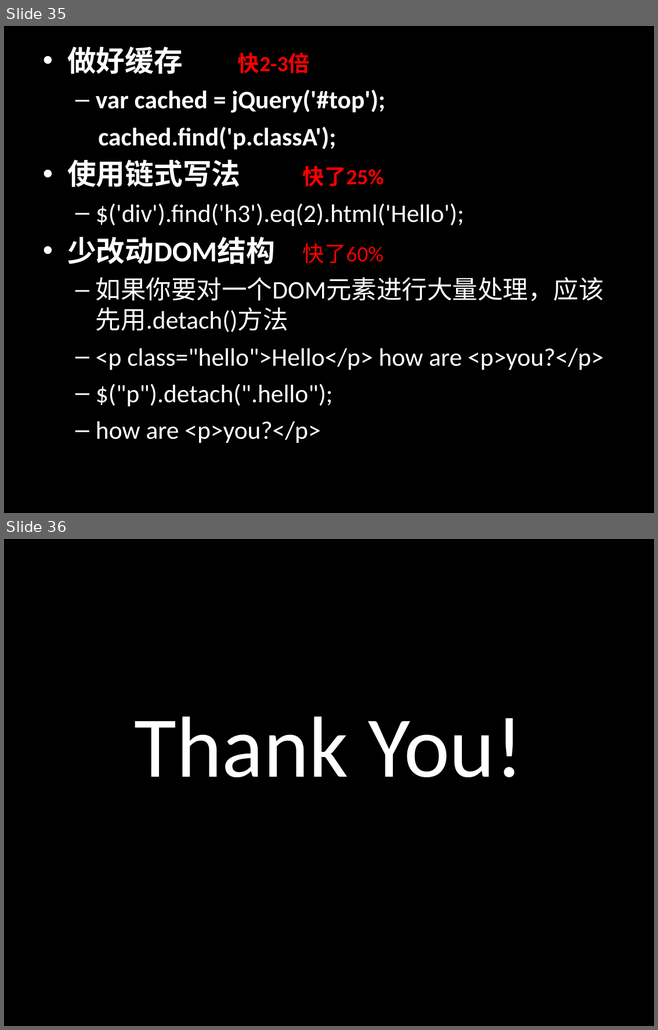
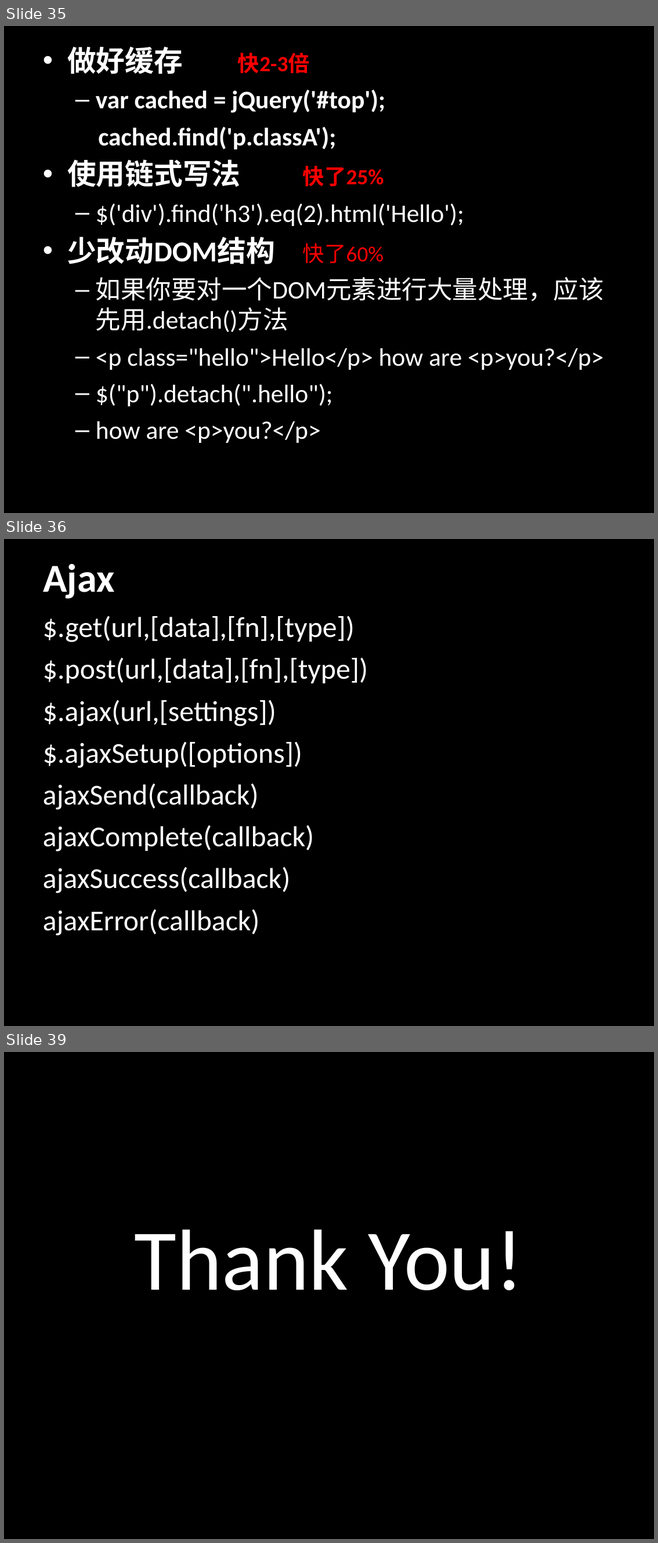
Before and after one commit to jianganglu/share-jquery-basic, a slide deck: jQuery基础应用.ppt. Shown one above the other, each under a label of ours: slides 35 and 36 before the commit, slides 35, 36 and 39 after it; the slides between them are not shown. The pictures are 658x1030 and 658x1543 pixels, drawn with LibreOffice and Linux fonts; fonts in the diff are those of the drawing. Boxes give left, top, right and bottom in pixels: in the first picture for what was removed or moved away, otherwise in the second. Text is boxed around its words. In the diff, an @@ line names an element or a change of style, - is before the commit and + after.

```diff
--- a/jQuery基础应用.ppt
+++ b/jQuery基础应用.ppt
@@ slide 36 added at (x1=4, y1=539, x2=654, y2=1026), background #000000 @@
@@ title added at (x1=43, y1=564, x2=114, y2=599), 44 pt, text #FFFFFF, bold @@
+Ajax
@@ text added at (x1=43, y1=616, x2=368, y2=936), 32 pt, text #FFFFFF @@
+$.get(url,[data],[fn],[type])
+$.post(url,[data],[fn],[type])
+$.ajax(url,[settings])
+$.ajaxSetup([options])
+ajaxSend(callback)
+ajaxComplete(callback)
+ajaxSuccess(callback)
+ajaxError(callback)
@@ what was slide 36 is now slide 39 @@
```
Also in this commit, not shown: 1 slide changed, 2 other slides added, 11 other files.
